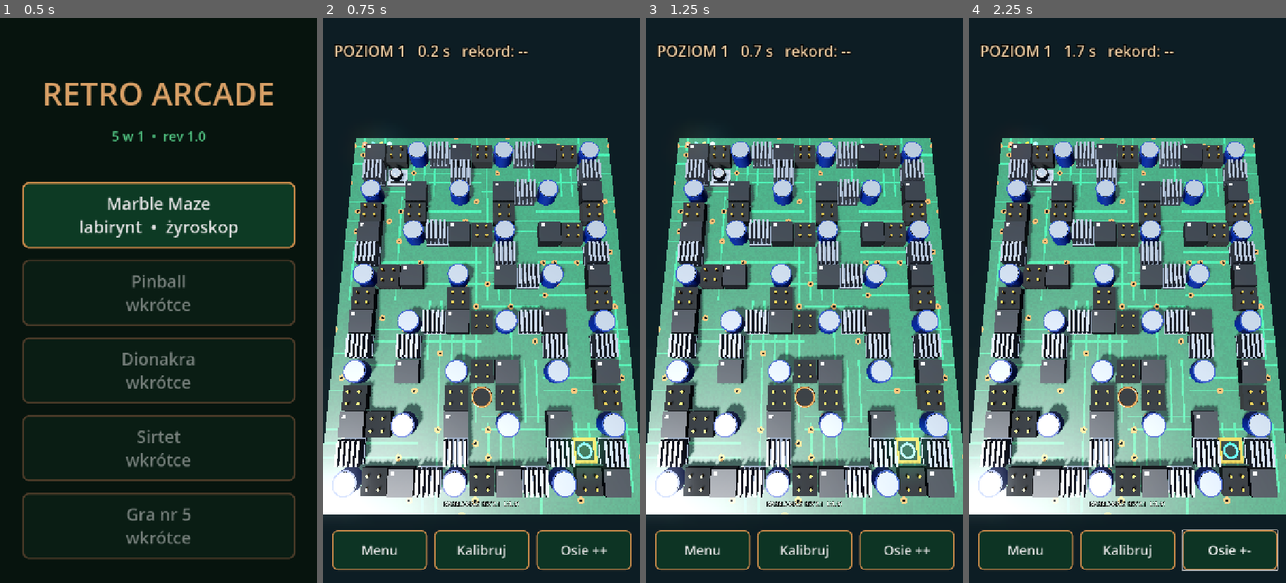
Above: before the commit, frames 1-4 (left to right).
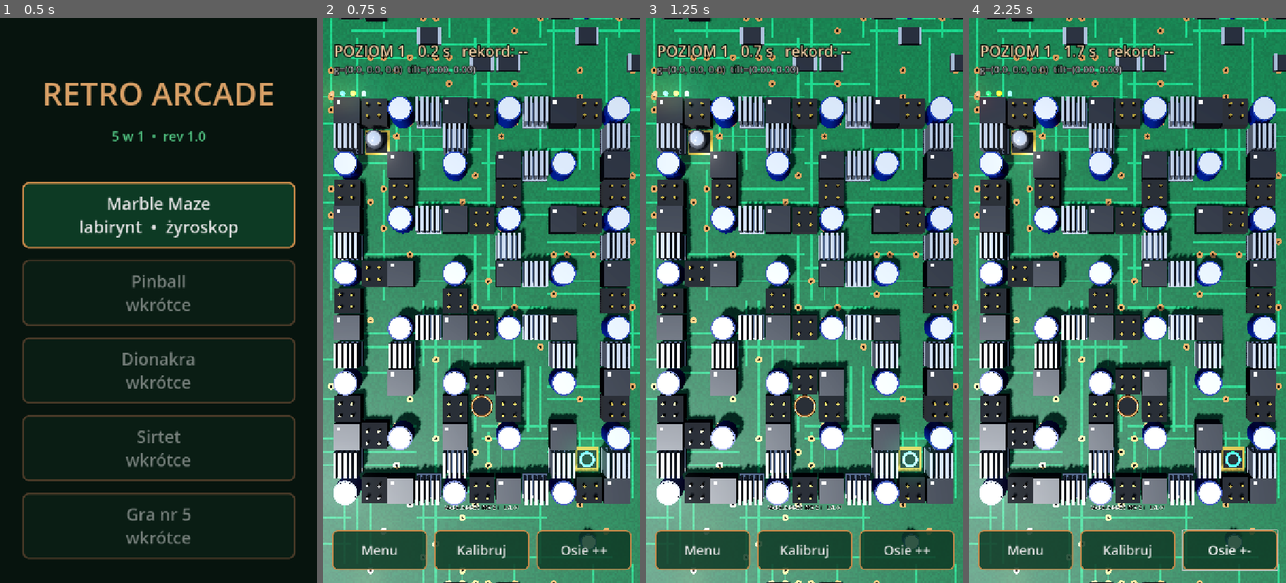
Above: after the commit, the same moments.

Repository: z0z6/5w1
Game: Godot game, scene res://main_menu/main_menu.tscn
Two runs of this game, one before a commit and one after it. Both use one fixed random seed, a clock stepped at 60 frames per second and the inputs below.
Inputs:
- Up to frame 1 (0.5 s): no input
- Up to frame 2 (0.75 s): click "Marble Maze labirynt • żyrosk…" at 0.5 s
- Up to frame 3 (1.25 s): no input
- Up to frame 4 (2.25 s): click "Kalibruj" at 1.25 s; click "Osie ++" at 2 s

Frame 1 is identical in both runs. In frame 2, 83% of the frame differs, in the area x 0-100%, y 0-100%; in frame 3, 83%; in frame 4, 83%.

Commit message:
Add files via upload

Diff:
--- a/games/marble_maze/marble_maze.gd
+++ b/games/marble_maze/marble_maze.gd
@@ -4,9 +4,10 @@
 
 const CELL := 1.0
 const WALL_H := 0.7
-const BALL_R := 0.3
+const BALL_R := 0.35
 const TILT_FORCE := 30.0
 const MARGIN := 0.7
+const CAM_FOV := 40.0
 const HOLE_R := 0.3
 
 var level := 1
@@ -24,6 +25,9 @@
 var lbl_info: Label
 var lbl_msg: Label
 var btn_axes: Button
+var lbl_dbg: Label
+var board_w := 0.0
+var board_d := 0.0
 
 var tilt := Vector2.ZERO
 var calib := Vector2.ZERO
@@ -55,13 +59,13 @@
 func _make_materials() -> void:
 	mats.chip = _mat(Color(0.05, 0.05, 0.06), 0.1, 0.45)
 	mats.chip_mark = _mat(Color(0.8, 0.8, 0.8), 0.0, 0.6)
-	mats.alu = _mat(Color(0.72, 0.74, 0.78), 1.0, 0.3)
+	mats.alu = _mat(Color(0.65, 0.67, 0.71), 0.9, 0.4)
 	mats.cap_body = _mat(Color(0.05, 0.12, 0.35), 0.2, 0.35)
-	mats.cap_top = _mat(Color(0.8, 0.82, 0.85), 1.0, 0.25)
+	mats.cap_top = _mat(Color(0.7, 0.72, 0.75), 0.8, 0.5)
 	mats.gold = _mat(Color(0.95, 0.75, 0.3), 1.0, 0.25)
 	mats.black = _mat(Color(0.01, 0.01, 0.01), 0.0, 1.0)
 	mats.copper = _mat(Color(0.86, 0.55, 0.30), 1.0, 0.3)
-	mats.chrome = _mat(Color(0.92, 0.94, 0.97), 1.0, 0.05)
+	mats.chrome = _mat(Color(0.95, 0.96, 1.0), 0.95, 0.08)
 	mats.silver = _mat(Color(0.8, 0.82, 0.85), 1.0, 0.35)
 	var sm := ShaderMaterial.new()
 	sm.shader = load("res://games/marble_maze/pcb.gdshader")
@@ -76,14 +80,13 @@
 # ---------------------------------------------------------- środowisko, kamera
 func _setup_environment() -> void:
 	var env := Environment.new()
-	env.background_mode = Environment.BG_COLOR
-	env.background_color = Color(0.015, 0.025, 0.03)
+	env.background_mode = Environment.BG_SKY
 	var sky := Sky.new()
 	var sm := ProceduralSkyMaterial.new()
-	sm.sky_top_color = Color(0.55, 0.62, 0.75)
-	sm.sky_horizon_color = Color(0.9, 0.85, 0.8)
-	sm.ground_horizon_color = Color(0.5, 0.45, 0.4)
-	sm.ground_bottom_color = Color(0.08, 0.08, 0.1)
+	sm.sky_top_color = Color(0.35, 0.42, 0.55)
+	sm.sky_horizon_color = Color(0.55, 0.55, 0.55)
+	sm.ground_horizon_color = Color(0.2, 0.2, 0.22)
+	sm.ground_bottom_color = Color(0.02, 0.02, 0.03)
 	sky.sky_material = sm
 	env.sky = sky
 	env.ambient_light_source = Environment.AMBIENT_SOURCE_SKY
@@ -91,8 +94,9 @@
 	env.reflected_light_source = Environment.REFLECTION_SOURCE_SKY
 	env.tonemap_mode = Environment.TONE_MAPPER_FILMIC
 	env.glow_enabled = true
-	env.glow_intensity = 0.9
-	env.glow_bloom = 0.08
+	env.glow_intensity = 0.7
+	env.glow_bloom = 0.0
+	env.glow_hdr_threshold = 1.3
 	var we := WorldEnvironment.new()
 	we.environment = env
 	add_child(we)
@@ -109,20 +113,24 @@
 	add_child(cam_rig)
 	camera = Camera3D.new()
 	camera.keep_aspect = Camera3D.KEEP_WIDTH
-	camera.fov = 50.0
+	camera.fov = CAM_FOV
 	cam_rig.add_child(camera)
 
 func _fit_camera() -> void:
-	var w := cols * CELL + MARGIN * 2.0 + 0.3
-	var h := rows * CELL + MARGIN * 2.0
+	# Kamera dokładnie z góry; labirynt wypełnia całą szerokość ekranu,
+	# a płytka PCB (board_w x board_d) wypełnia resztę ekranu.
+	var w := cols * CELL + 0.6
 	var vp := get_viewport().get_visible_rect().size
 	var aspect := vp.x / maxf(vp.y, 1.0)
-	var half_h := tan(deg_to_rad(camera.fov / 2.0))
-	var dist := (w / 2.0) / half_h
-	dist = maxf(dist, (h / 2.0) / (half_h / aspect))
-	dist *= 1.05
-	camera.position = Vector3(0, dist, dist * 0.25)
-	camera.look_at(Vector3.ZERO, Vector3(0, 0, -1))
+	var half_tan := tan(deg_to_rad(CAM_FOV / 2.0))
+	var dist := (w / 2.0) / half_tan + WALL_H
+	var half_w := dist * half_tan
+	var half_h := half_w / aspect
+	# zapas na wizualny przechył kamery
+	board_w = maxf(cols * CELL + MARGIN * 2.0, half_w * 2.0 * 1.35)
+	board_d = maxf(rows * CELL + MARGIN * 2.0, half_h * 2.0 * 1.35)
+	camera.position = Vector3(0, dist, 0)
+	camera.rotation_degrees = Vector3(-90, 0, 0)
 
 # ------------------------------------------------------------------------ UI
 func _setup_ui() -> void:
@@ -136,6 +144,14 @@
 	lbl_info.add_theme_constant_override("outline_size", 8)
 	lbl_info.add_theme_color_override("font_outline_color", Color.BLACK)
 	ui.add_child(lbl_info)
+
+	lbl_dbg = Label.new()
+	lbl_dbg.position = Vector2(24, 100)
+	lbl_dbg.add_theme_font_size_override("font_size", 22)
+	lbl_dbg.add_theme_color_override("font_color", Color(1, 1, 1, 0.7))
+	lbl_dbg.add_theme_constant_override("outline_size", 6)
+	lbl_dbg.add_theme_color_override("font_outline_color", Color.BLACK)
+	ui.add_child(lbl_dbg)
 
 	lbl_msg = Label.new()
 	lbl_msg.set_anchors_preset(Control.PRESET_FULL_RECT)
@@ -244,9 +260,9 @@
 				"O":
 					holes.append(p)
 					_add_hole(p)
+	_fit_camera()
 	_add_board()
 	_spawn_ball()
-	_fit_camera()
 	_update_ui()
 
 func _box(parent: Node3D, size: Vector3, pos: Vector3, mat: Material) -> MeshInstance3D:
@@ -301,8 +317,8 @@
 					_cyl(root, 0.05, 0.2, Vector3(-0.22 + ix * 0.44, 0.55, -0.22 + iz * 0.44), mats.gold)
 
 func _add_start(p: Vector3) -> void:
-	_box(level_root, Vector3(0.9, 0.03, 0.9), p + Vector3(0, 0.015, 0), mats.silver)
-	_box(level_root, Vector3(0.6, 0.035, 0.12), p + Vector3(0, 0.02, 0.25), mats.black)
+	_box(level_root, Vector3(0.94, 0.03, 0.94), p + Vector3(0, 0.015, 0), mats.gold)
+	_box(level_root, Vector3(0.8, 0.035, 0.8), p + Vector3(0, 0.02, 0), mats.black)
 
 func _add_goal(p: Vector3) -> void:
 	_box(level_root, Vector3(0.94, 0.06, 0.94), p + Vector3(0, 0.03, 0), mats.gold)
@@ -332,9 +348,12 @@
 	level_root.add_child(ring)
 
 func _add_board() -> void:
-	var w := cols * CELL + MARGIN * 2.0
-	var d := rows * CELL + MARGIN * 2.0
+	var w := board_w
+	var d := board_d
+	var mw := cols * CELL + MARGIN * 2.0   # rozmiar samego labiryntu z ramką
+	var md := rows * CELL + MARGIN * 2.0
 	_box(level_root, Vector3(w, 0.2, d), Vector3(0, -0.1, 0), mats.pcb)
+	_add_decor(mw, md)
 
 	var body := StaticBody3D.new()
 	body.physics_material_override = _phys(0.8, 0.1)
@@ -353,7 +372,7 @@
 	lbl.pixel_size = 0.004
 	lbl.modulate = Color(0.9, 0.95, 0.9, 0.9)
 	lbl.rotation_degrees = Vector3(-90, 0, 0)
-	lbl.position = Vector3(0, 0.011, d / 2.0 - MARGIN / 2.0)
+	lbl.position = Vector3(0, 0.011, md / 2.0 - MARGIN / 2.0)
 	level_root.add_child(lbl)
 
 	# Pulsujące diody LED na marginesie
@@ -366,11 +385,32 @@
 		sm.height = 0.14
 		led.mesh = sm
 		led.material_override = lm
-		led.position = Vector3(-w / 2.0 + 0.5 + i * 0.4, 0.05, -d / 2.0 + MARGIN / 2.0)
+		led.position = Vector3(-mw / 2.0 + 0.5 + i * 0.4, 0.05, -md / 2.0 + MARGIN / 2.0)
 		level_root.add_child(led)
 		var tw := level_root.create_tween().set_loops()
 		tw.tween_property(lm, "emission_energy_multiplier", 4.5, 0.6 + i * 0.17)
 		tw.tween_property(lm, "emission_energy_multiplier", 0.3, 0.6 + i * 0.17)
+
+func _add_decor(mw: float, md: float) -> void:
+	# Płaskie elementy SMD poza obszarem labiryntu - tylko wizualne, bez kolizji.
+	var x_max := int(board_w / 2.0)
+	var z_max := int(board_d / 2.0)
+	for gx in range(-x_max, x_max + 1):
+		for gz in range(-z_max, z_max + 1):
+			if absf(gx) < mw / 2.0 + 0.2 and absf(gz) < md / 2.0 + 0.2:
+				continue
+			var h := fposmod(sin(gx * 12.9898 + gz * 78.233) * 43758.5453, 1.0)
+			var pos := Vector3(gx, 0, gz)
+			if h < 0.10:
+				_box(level_root, Vector3(0.9, 0.12, 0.6), pos + Vector3(0, 0.06, 0), mats.chip)
+				_box(level_root, Vector3(0.1, 0.13, 0.62), pos + Vector3(-0.4, 0.065, 0), mats.silver)
+				_box(level_root, Vector3(0.1, 0.13, 0.62), pos + Vector3(0.4, 0.065, 0), mats.silver)
+			elif h < 0.15:
+				_cyl(level_root, 0.3, 0.3, pos + Vector3(0, 0.15, 0), mats.cap_body)
+				_cyl(level_root, 0.26, 0.02, pos + Vector3(0, 0.31, 0), mats.cap_top)
+			elif h < 0.18:
+				_box(level_root, Vector3(0.8, 0.2, 0.8), pos + Vector3(0, 0.1, 0), mats.chip)
+				_box(level_root, Vector3(0.1, 0.02, 0.1), pos + Vector3(-0.28, 0.21, -0.28), mats.chip_mark)
 
 func _spawn_ball() -> void:
 	ball = RigidBody3D.new()
@@ -395,6 +435,11 @@
 	mi.mesh = sm
 	mi.material_override = mats.chrome
 	ball.add_child(mi)
+	var glow := OmniLight3D.new()
+	glow.position = Vector3(0, 1.4, 0)
+	glow.omni_range = 4.0
+	glow.light_energy = 0.35
+	ball.add_child(glow)
 	level_root.add_child(ball)
 	ball.global_position = start_pos + Vector3(0, BALL_R + 0.02, 0)
 	ball.body_entered.connect(_on_ball_hit)
@@ -433,6 +478,8 @@
 	cam_rig.rotation = Vector3(-tilt.y * 0.3, 0.0, tilt.x * 0.3)
 	if state == "play":
 		_update_ui()
+	var g := Input.get_gravity()
+	lbl_dbg.text = "g=(%.1f, %.1f, %.1f)  tilt=(%.2f, %.2f)" % [g.x, g.y, g.z, tilt.x, tilt.y]
 
 func _physics_process(delta: float) -> void:
 	if state != "play" or ball == null:
--- a/games/marble_maze/pcb.gdshader
+++ b/games/marble_maze/pcb.gdshader
@@ -37,7 +37,7 @@
 	col = mix(col, vec3(0.02), hole);
 
 	ALBEDO = col;
-	ROUGHNESS = mix(0.32, 0.28, pad);
+	ROUGHNESS = mix(0.55, 0.3, pad);
 	METALLIC = pad * 0.9;
-	SPECULAR = 0.7;
+	SPECULAR = 0.35;
 }
--- a/project.godot
+++ b/project.godot
@@ -22,6 +22,13 @@
 window/stretch/aspect="expand"
 window/handheld/orientation=1
 
+[input_devices]
+
+sensors/enable_accelerometer=true
+sensors/enable_gravity=true
+sensors/enable_gyroscope=true
+sensors/enable_magnetometer=false
+
 [physics]
 
 common/physics_ticks_per_second=120
